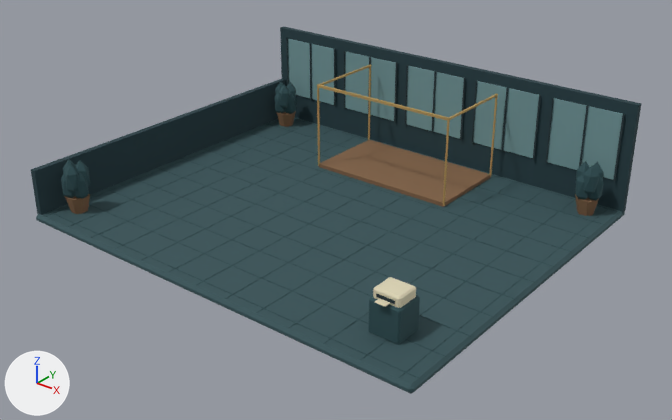
One commit to the glTF model public/models/room.glb: the scene before it, then after it.
Rendered twice from a 50 mm camera at (14.85, -18.39, 11.49) aimed at (0.43, -0.36, 0.31). Arrows for +X, +Y and +Z are at lower left; the lights stay in place. The first picture is the older version. Vertices at exactly the same position are counted once.

Before the edit, the objects in view are built like this:
```python
me_cube_037 = bpy.data.meshes.new('Cube.037')
me_cube_037.from_pydata(...)  # 778 vertices, 1236 faces; spans x -6.4..6.4, y -5.35..5.35, z -0.12..3.27
me_cube_037.materials.append(mat_vertexpalette)
ob_tradingroom = bpy.data.objects.new('TradingRoom', me_cube_037)
ob_tradingroom.location = (0.0, 0.0, -0.12)
```
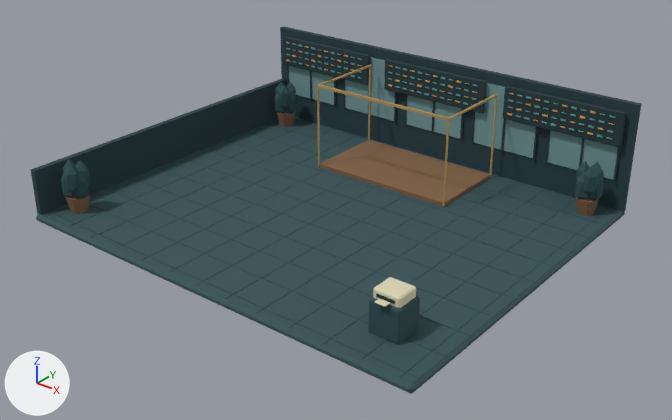
Changed parts and their boxes [x1, y1, x2, y2] in the pictures (672 x 420 px):
part 1 of me_cube_037, added (cyan): after [283, 36, 626, 147]

The change, as a list of edits to the scene's bpy script:
```text
Change me_cube_037:
    used by ob_tradingroom; location = (0.0, 0.0, -0.12)
    remove me_cube_037.from_pydata(...)  # 778 vertices, 1236 faces; spans x -6.4..6.4, y -5.35..5.35, z -0.12..3.27
    add me_cube_037.from_pydata(...)  # 2002 vertices, 3096 faces; spans x -6.4..6.4, y -5.35..5.35, z -0.12..3.27
    me_cube_037 part 1: 984 vertices added at x -6.12..6.12, y 4.89..5.04, z 2.04..3.04
    other edits to the shape of me_cube_037 do not show in these pictures
```
